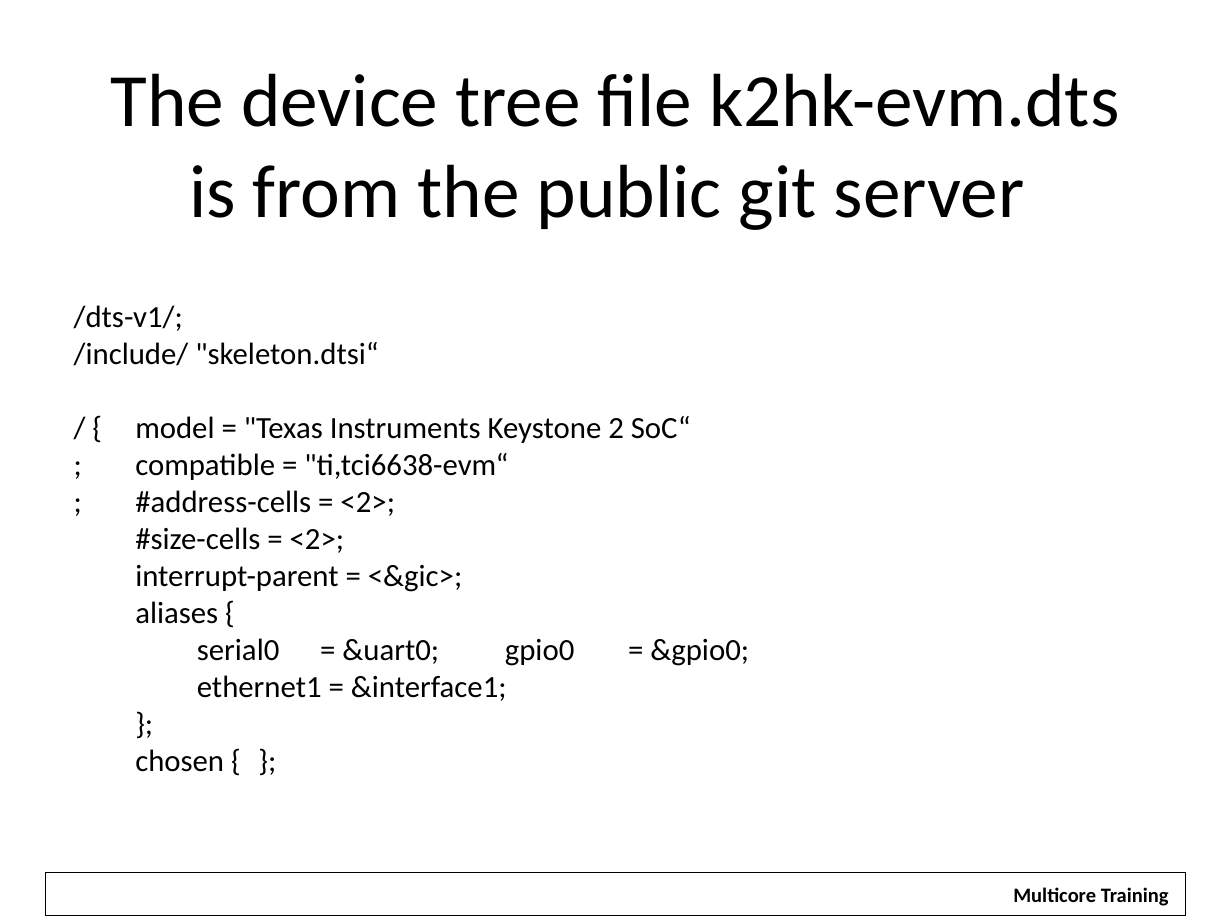
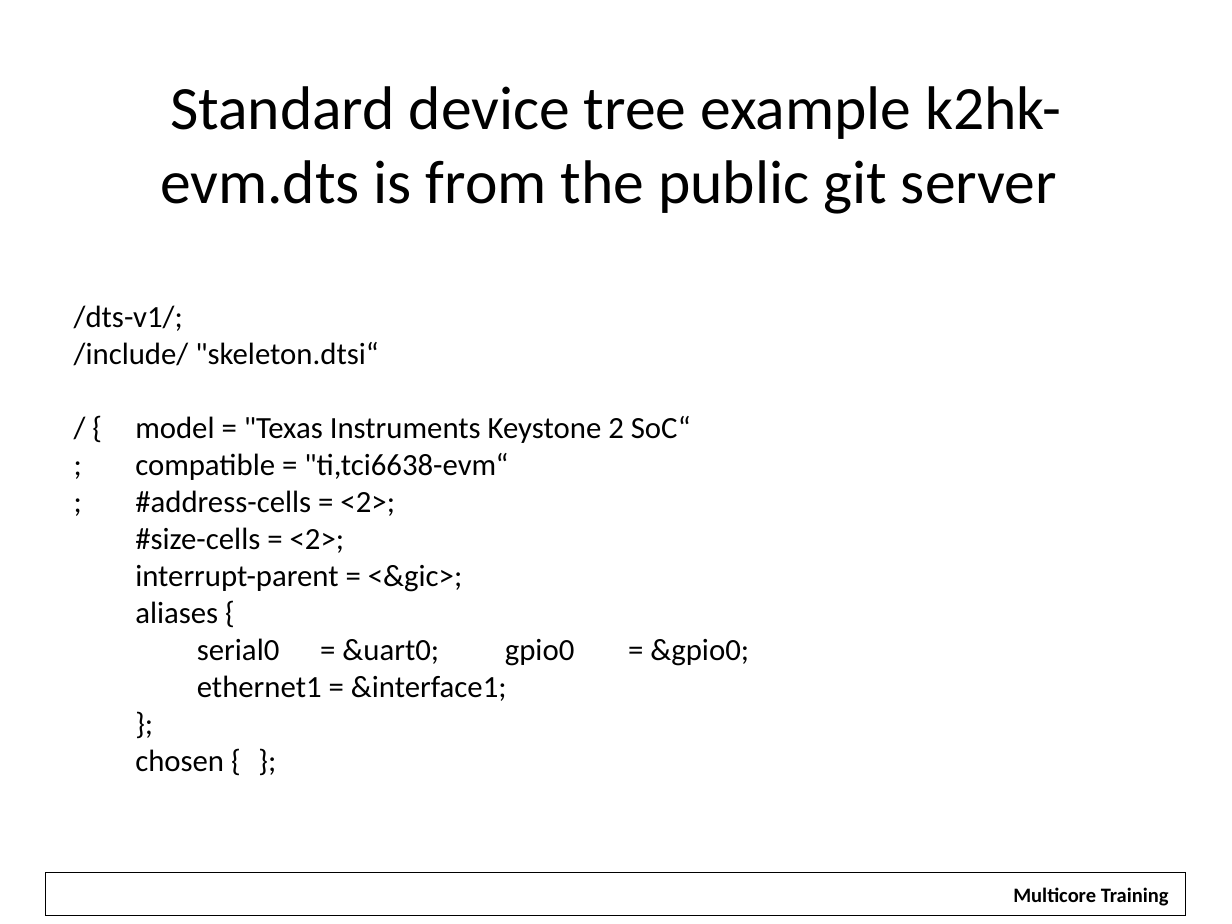
Before and after one commit to hari1989/keystone-workshop, a slide deck: slide 14 of preliminary/Working/presentations/KeyStoneArmDspWorkingTogether.pptx. Drawn at 1232x924 pixels with LibreOffice and Linux fonts; fonts in the diff are those of the drawing; background and template pictures are left out. Boxes give left, top, right and bottom in pixels: in the first picture for what was removed or moved away, otherwise in the second. Text is boxed around its words. In the diff, an @@ line names an element or a change of style, - is before the commit and + after.

```diff
--- a/preliminary/Working/presentations/KeyStoneArmDspWorkingTogether.pptx
+++ b/preliminary/Working/presentations/KeyStoneArmDspWorkingTogether.pptx
@@ title at (160,86,1061,214): text changed; size 44 to 36 pt @@
-The device tree file k2hk-evm.dts
-is from the public git server
+Standard device tree example k2hk-evm.dts is from the public git server
```
Also in this commit, not shown: 20 other slides changed, 8 slides added, 2 slides removed.
